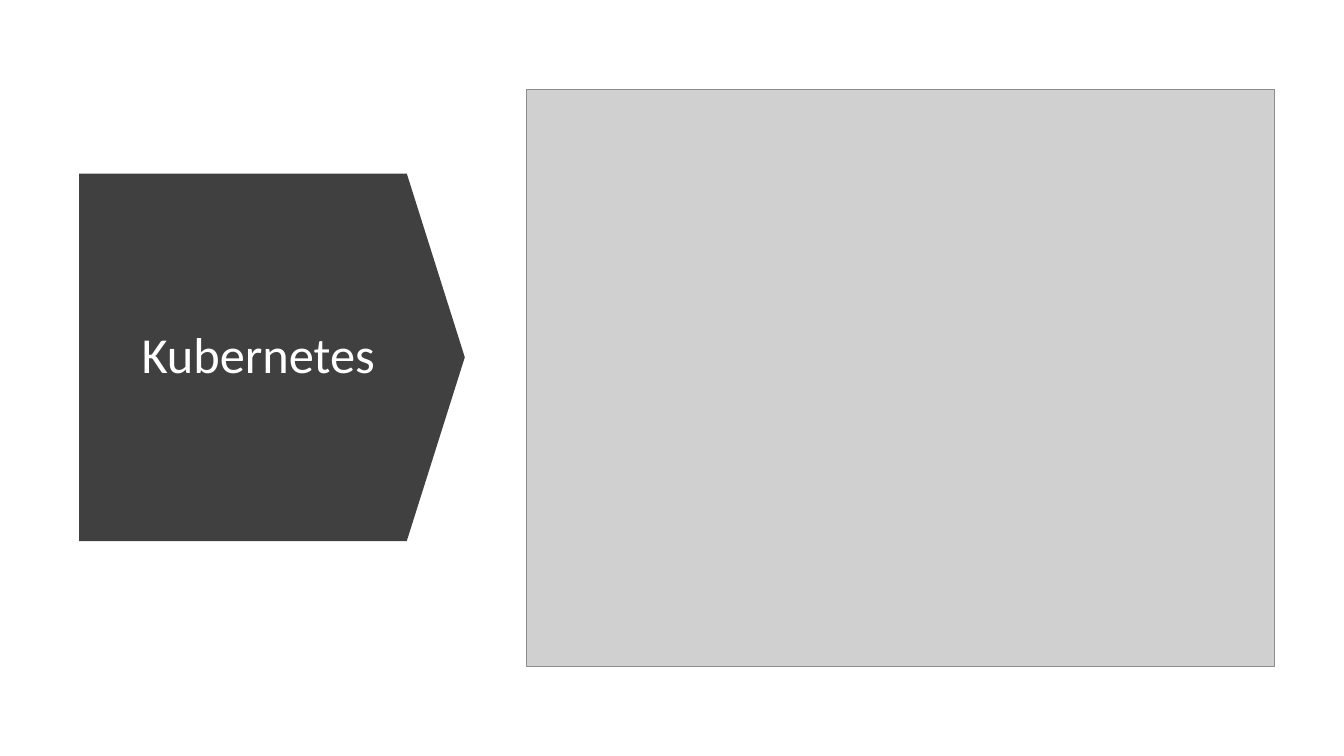
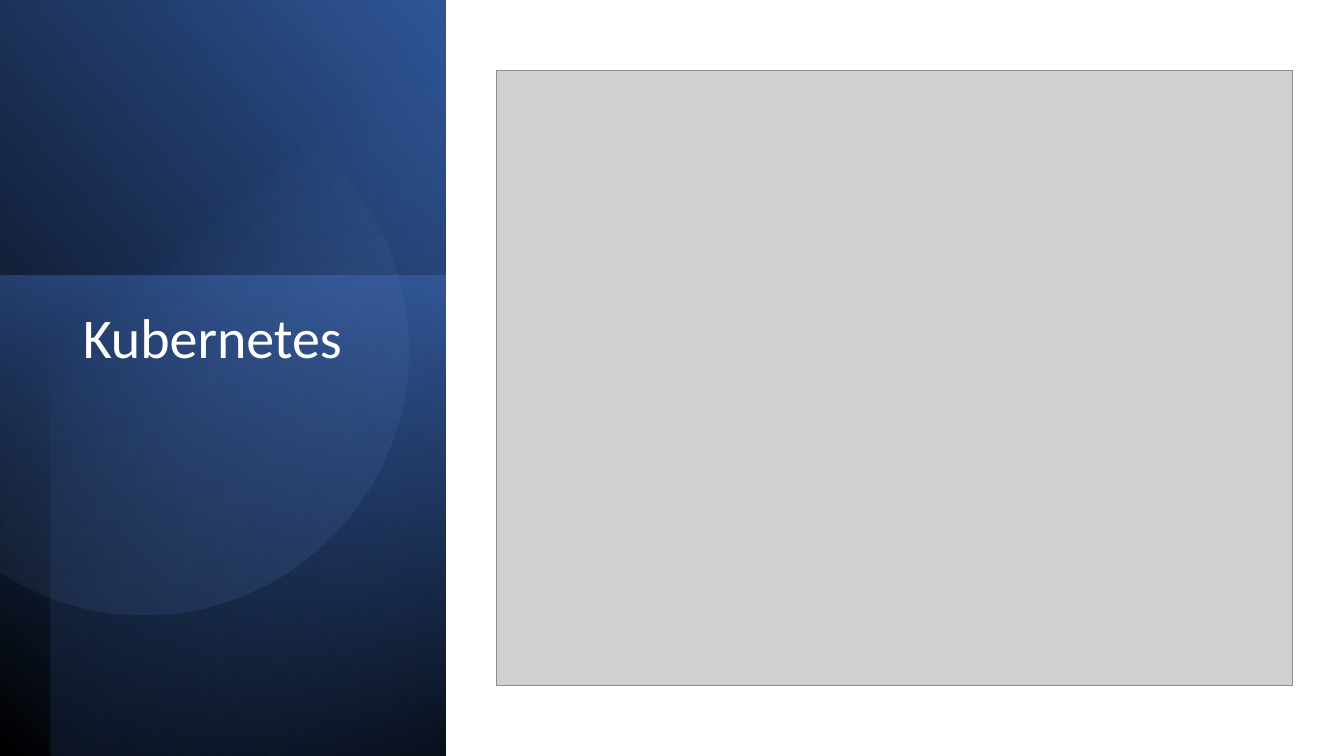
Before and after one commit to casimiri/k8stech, a slide deck: slide 7 of slides/Introduction to Kubernetes.pptx. Drawn at 1344x756 pixels with LibreOffice and Linux fonts; fonts in the diff are those of the drawing; grey boxes stand for pictures. Boxes give left, top, right and bottom in pixels: in the first picture for what was removed or moved away, otherwise in the second. Text is boxed around its words. In the diff, an @@ line names an element or a change of style, - is before the commit and + after.

```diff
--- a/slides/Introduction to Kubernetes.pptx
+++ b/slides/Introduction to Kubernetes.pptx
@@ rectangle added at box(0, 0, 446, 756), fill gradient #000000 to #2F5597 @@
@@ rectangle added at box(50, 0, 446, 756), fill gradient #000000 to #4472C4 @@
@@ freeform shape added at box(0, 52, 457, 662), fill gradient #8FAADC to #2F5597 @@
@@ picture: place and size @@
-picture at box(526, 89, 1274, 666)
+picture at box(496, 71, 1293, 686)
@@ down arrow removed at box(80, 173, 466, 541) @@
@@ rectangle added at box(0, 276, 446, 756), fill gradient #4472C4 to #203864 @@
@@ title "Kubernetes": place and size @@
-title "Kubernetes" at box(142, 338, 375, 374)
+title "Kubernetes" at box(83, 319, 342, 359)
@@ title "Kubernetes" at box(83, 319, 342, 359): size 36 to 40 pt; alignment centre to left; vertical alignment middle to top @@
```
Also in this commit, not shown: 3 other slides changed.
